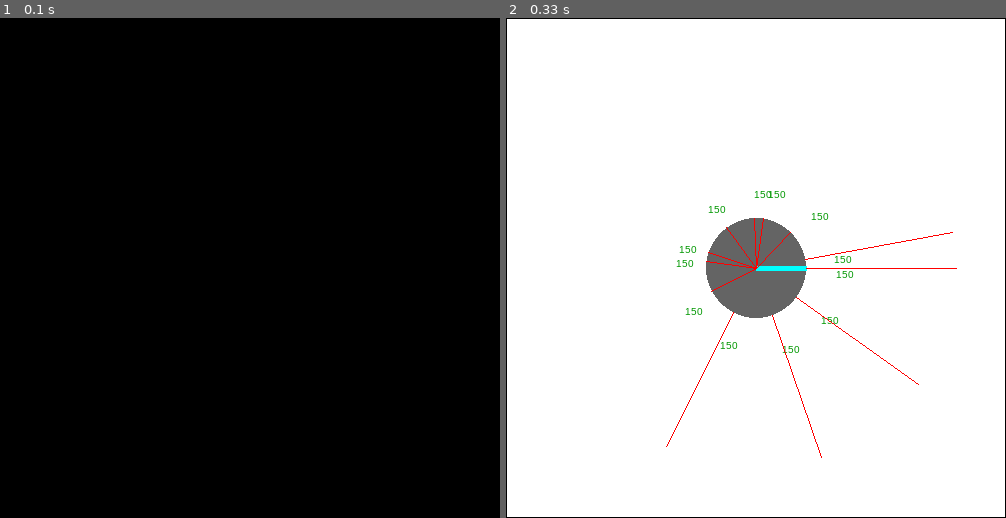
Above: before the commit, frames 1-2 (left to right).
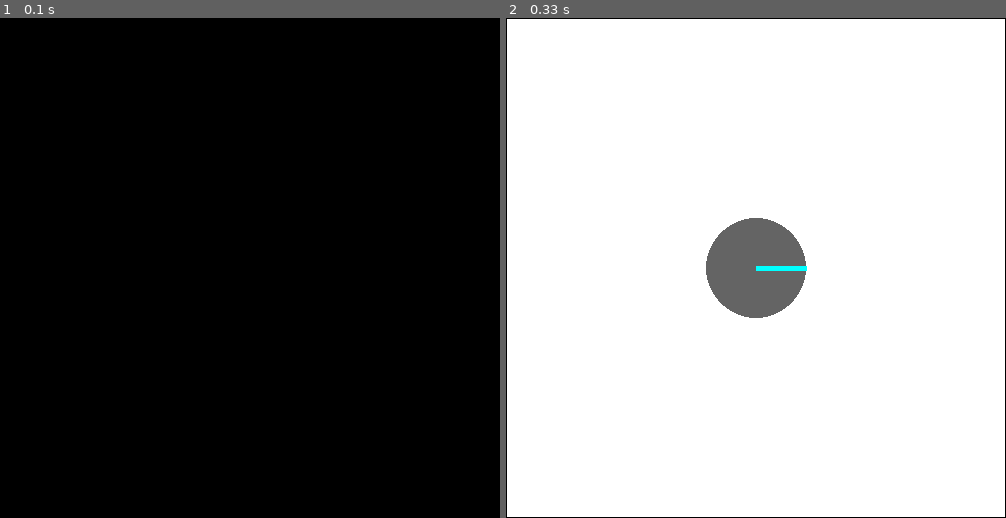
Above: after the commit, the same moments.

Repository: eduardosanchezg/robotsimARS
Game: pygame game, started from main_pygame.py
Two runs of this game, one before a commit and one after it. Both use one fixed random seed, a clock stepped at 60 frames per second and the inputs below.
Inputs:
- Up to frame 1 (0.1 s): no input
- Up to frame 2 (0.33 s): no input

Frame 1 is identical in both runs. In frame 2, 0.7% of the frame differs, in the area x 32-91%, y 34-88%.

Commit message:
fixed inversed y-axis

Diff:
--- a/main_pygame.py
+++ b/main_pygame.py
@@ -6,7 +6,7 @@
 
 
 environment = environment.Environment(500,500)
-robot = robot.Robot(environment,250,250,0.,50)
+robot = robot.Robot(environment,250,-250,0.,50)
 
 pygame.init()
 pygame.display.set_caption("ARS Robot Simulation")
@@ -48,10 +48,11 @@
         for j in range(0,500):
             if environment.grid[i][j] == 1:
                 pygame.draw.rect(screen,(0,0,0),[i,j,1,1],20)
-    pygame.draw.circle(screen,(100,100,100), (int(robot.pos[0]),int(robot.pos[1])),robot.radius)
+    pygame.draw.circle(screen,(100,100,100), (int(robot.pos[0]),-int(robot.pos[1])),robot.radius)
     x = robot.pos[0] + math.cos(robot.pos[2]) * robot.radius
-    y = robot.pos[1] + math.sin(robot.pos[2]) * robot.radius
-    pygame.draw.line(screen,(0,255,255),(robot.pos[0],robot.pos[1]),(x,y),5)
+    y = -robot.pos[1] - math.sin(robot.pos[2]) * robot.radius
+    print("y",y)
+    pygame.draw.line(screen,(0,255,255),(robot.pos[0],-robot.pos[1]),(x,y),5)
 
     sprite = pygame.sprite.Sprite()
 
--- a/robot.py
+++ b/robot.py
@@ -31,12 +31,15 @@
         print(self.pos)
         print(self.velocity)
         if self.velocity[0] == self.velocity[1]:
-            self.pos += (self.velocity[0] + self.velocity[1]) * np.array([np.cos(self.pos[2]), np.sin(self.pos[2]), 0])
+            self.pos += (self.velocity[0] + self.velocity[1]) * np.array([math.cos(self.pos[2]), math.sin(self.pos[2]), 0])
             return
         R = (self.radius) * (np.sum(self.velocity)) / (np.diff(self.velocity))
         w = np.diff(self.velocity)/(2 * self.radius)
-        transform = np.array([[np.cos(w*dt), -np.sin(w*dt), 0], [np.sin(w*dt), np.cos(w*dt), 0], [0,0,1]])
-        icc = np.array([self.pos[0] - R*np.sin(self.pos[2]), self.pos[1] + R*np.cos(self.pos[2]), 0])
+        transform = np.array([[math.cos(w*dt), -math.sin(w*dt), 0],
+                              [math.sin(w*dt), math.cos(w*dt), 0],
+                              [0,0,1]])
+        icc = np.array([self.pos[0] - R*math.sin(self.pos[2]), self.pos[1] + R*math.cos(self.pos[2]), 0])
+        print(icc)
         self.pos = np.dot(transform, (self.pos-icc))
         self.pos += icc + np.array([0,0,w*dt])
         self.refresh_sensors()
